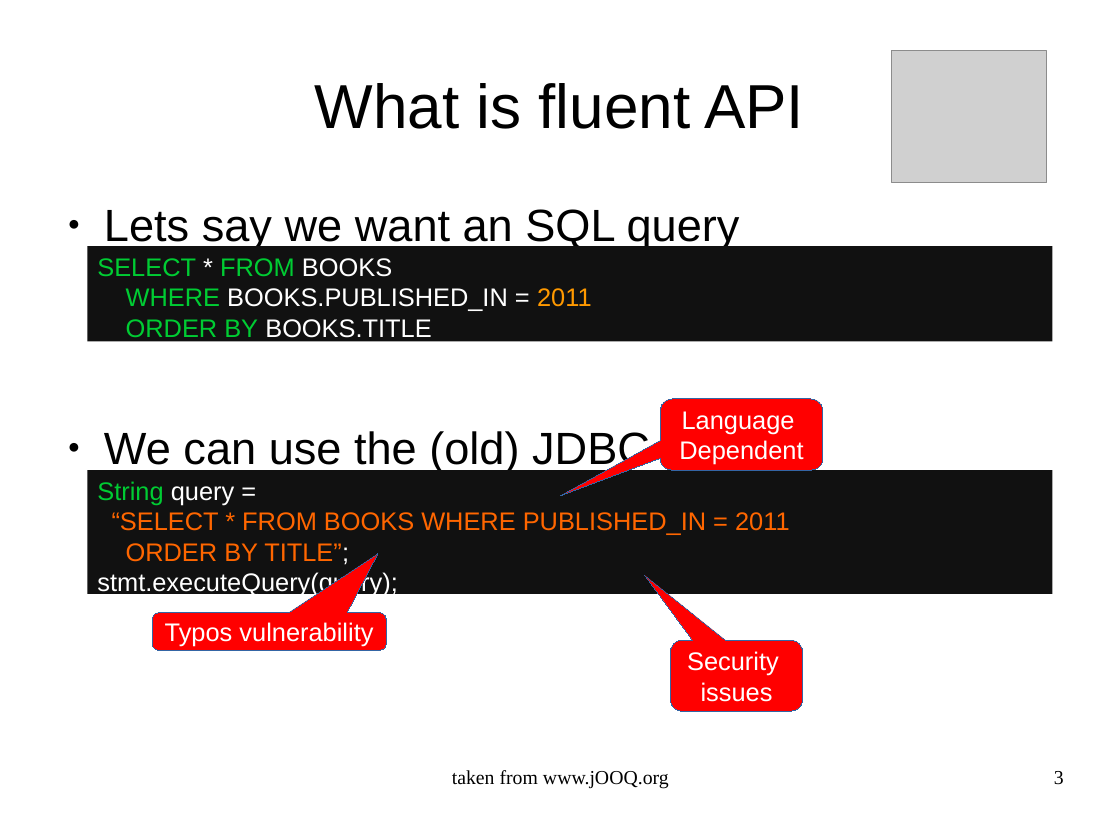
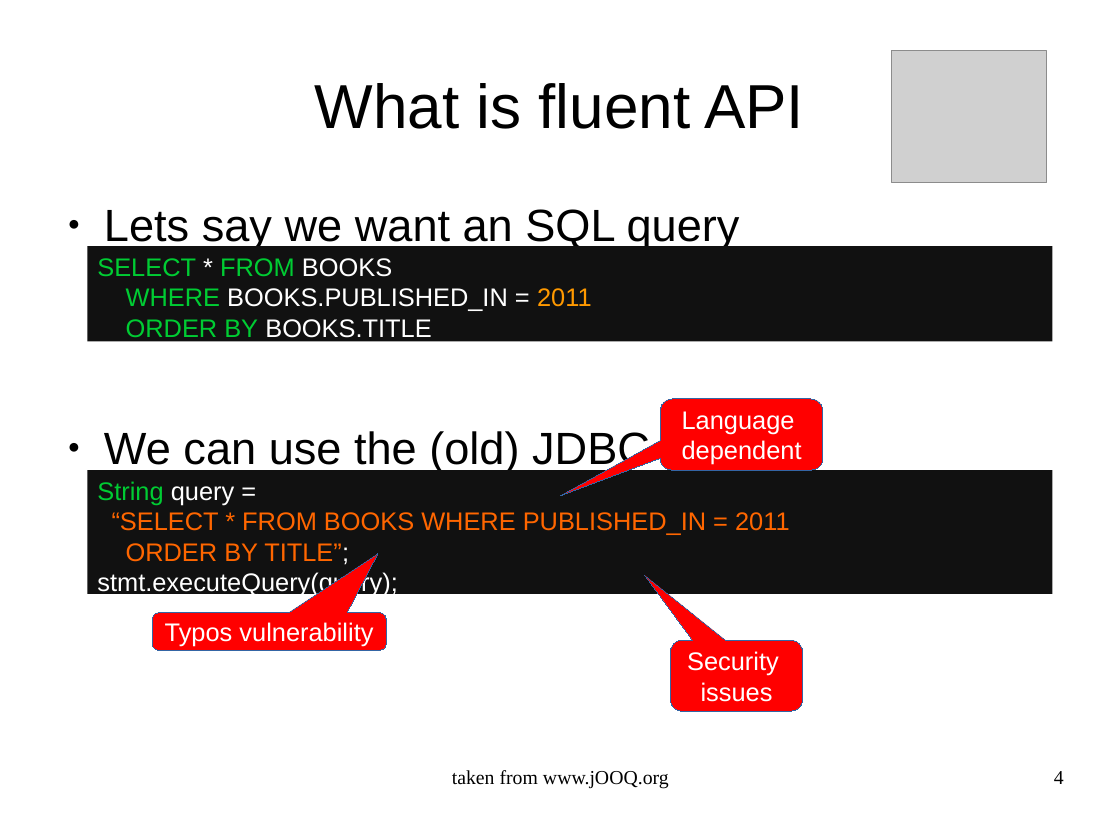
Before and after one commit to OriRoth/fling, a slide deck: slide 4 of Manuscripts/Thesis Seminar/Thesis Seminar.odp (slide 3 before the commit). Drawn at 1120x840 pixels with LibreOffice and Linux fonts; fonts in the diff are those of the drawing; grey boxes stand for pictures. Boxes give left, top, right and bottom in pixels: in the first picture for what was removed or moved away, otherwise in the second. Text is boxed around its words. In the diff, an @@ line names an element or a change of style, - is before the commit and + after.

```diff
--- a/Manuscripts/Thesis Seminar/Thesis Seminar.odp
+++ b/Manuscripts/Thesis Seminar/Thesis Seminar.odp
@@ text in rounded speech box at [682,440,802,465]: text changed @@
-Dependent
+dependent
@@ page number at [1054,771,1064,784]: text changed @@
-3
+4
```
Also in this commit, not shown: 4 other slides changed, 3 slides added, 1 slide removed, 8 other files.
